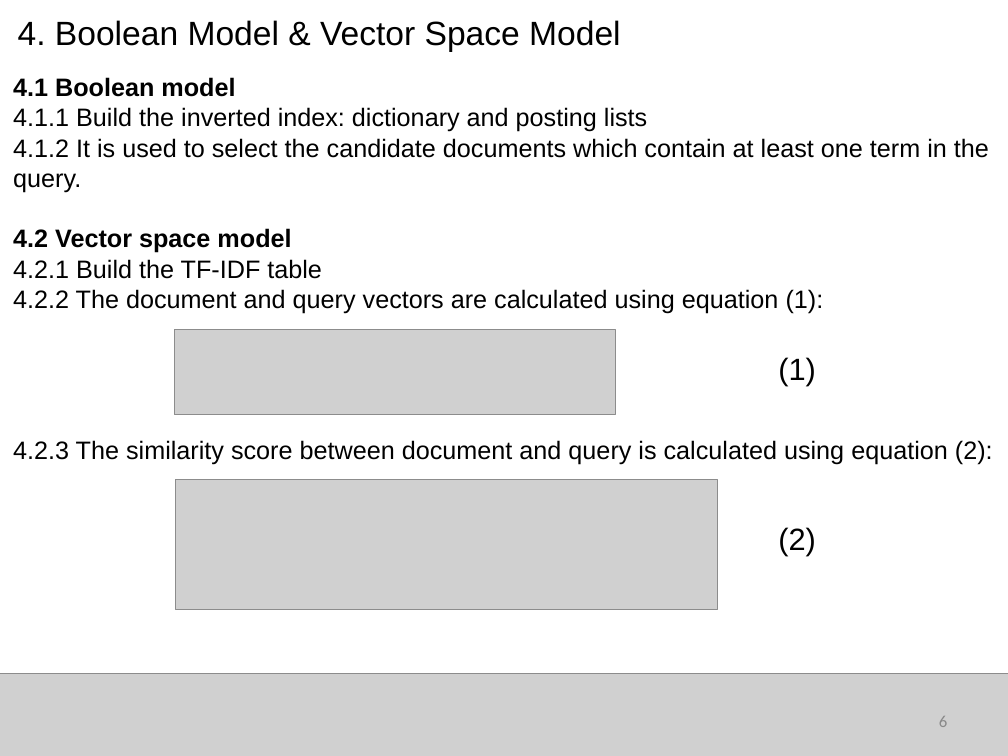
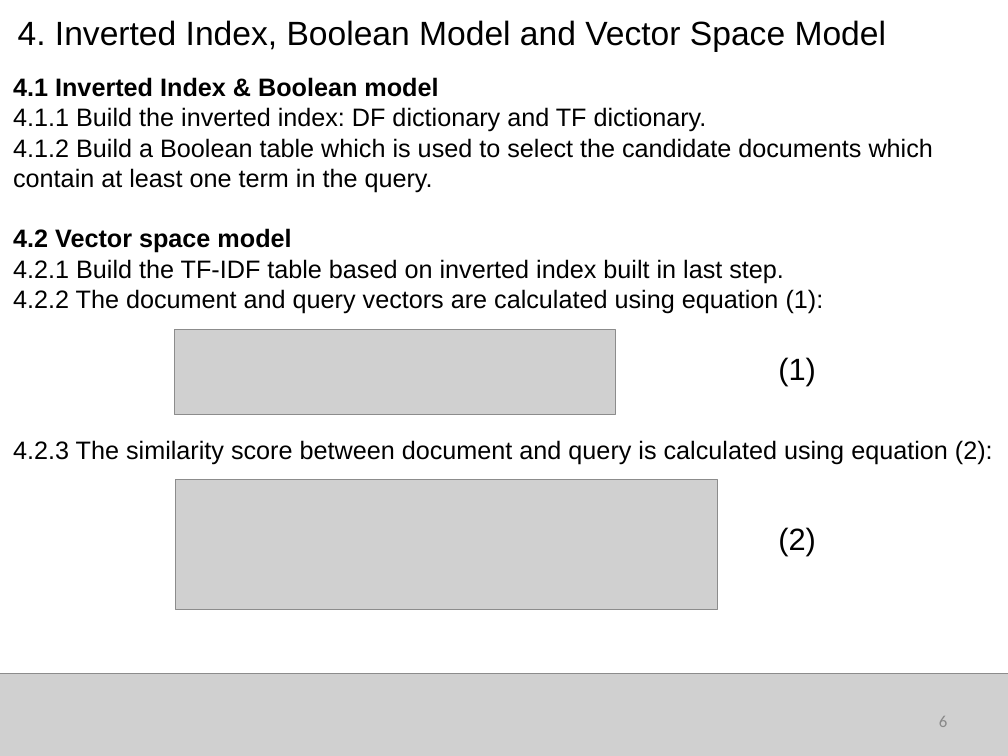
Before and after one commit to RyanCV/Information-Retrieval, a slide deck: slide 6 of EECS767_05032016.pptx. Drawn at 1008x756 pixels with LibreOffice and Linux fonts; fonts in the diff are those of the drawing; grey boxes stand for pictures. Boxes give left, top, right and bottom in pixels: in the first picture for what was removed or moved away, otherwise in the second. Text is boxed around its words. In the diff, an @@ line names an element or a change of style, - is before the commit and + after.

Commit message:
modify slides

```diff
--- a/EECS767_05032016.pptx
+++ b/EECS767_05032016.pptx
@@ text at [18, 20, 886, 52]: text changed @@
-4. Boolean Model & Vector Space Model
+4. Inverted Index, Boolean Model and Vector Space Model
@@ text at [13, 77, 933, 193]: text changed @@
-4.1 Boolean model
-4.1.1 Build the inverted index: dictionary and posting lists
-4.1.2 It is used to select the candidate documents which contain at least one term in the query.
+4.1 Inverted Index & Boolean model
+4.1.1 Build the inverted index: DF dictionary and TF dictionary.
+4.1.2 Build a Boolean table which is used to select the candidate documents which contain at least one term in the query.
@@ text at [13, 259, 784, 283]: text changed @@
-4.2.1 Build the TF-IDF table
+4.2.1 Build the TF-IDF table based on inverted index built in last step.
```
Also in this commit, not shown: 8 other slides changed, 1 slide added.
